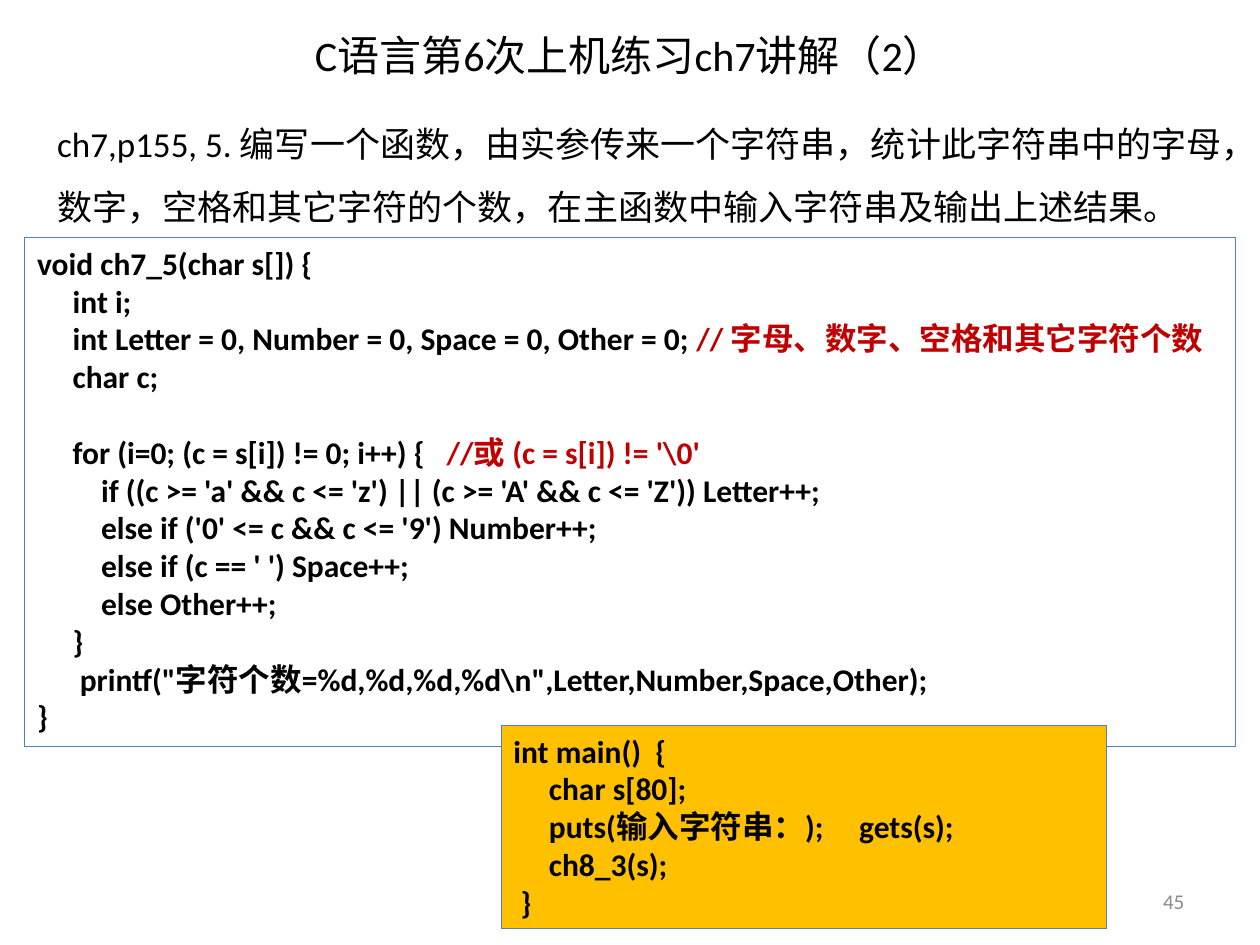
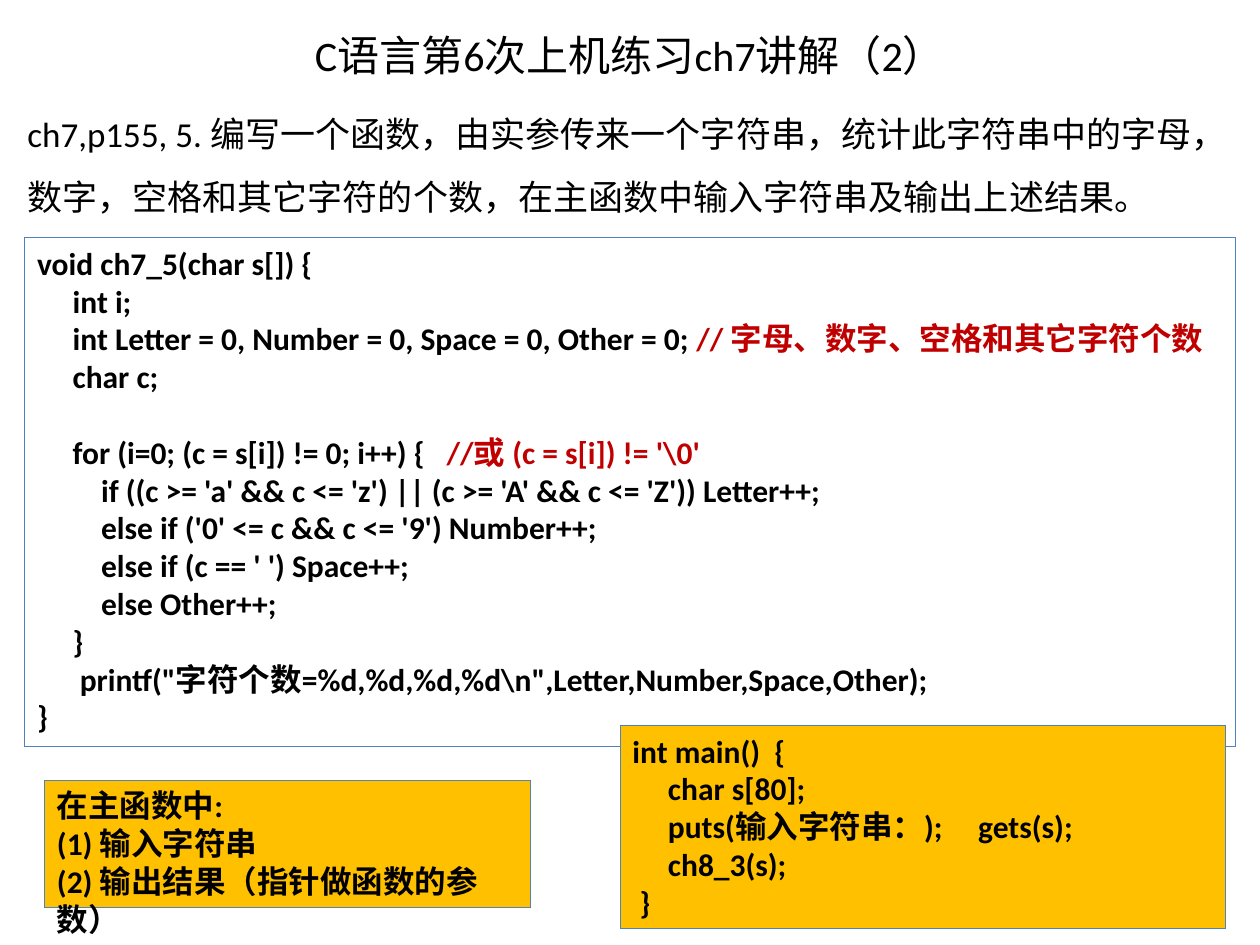
Before and after one commit to jtrfid/C-Repositories, a slide deck: slide 45 of 2016/上机安排.pptx. Drawn at 1260x945 pixels with LibreOffice and Linux fonts; fonts in the diff are those of the drawing. Boxes give left, top, right and bottom in pixels: in the first picture for what was removed or moved away, otherwise in the second. Text is boxed around its words. In the diff, an @@ line names an element or a change of style, - is before the commit and + after.

```diff
--- a/2016/上机安排.pptx
+++ b/2016/上机安排.pptx
@@ text "ch7,p155, 5. 编写一个函数，由实参传来一个字符串，统计此字符串中的字母，数字，空格和其它字符的个数，在主函数 ...": place and size @@
-text "ch7,p155, 5. 编写一个函数，由实参传来一个字符串，统计此字符串中的字母，数字，空格和其它字符的个数，在主函数 ..." at [57, 127, 1257, 224]
+text "ch7,p155, 5. 编写一个函数，由实参传来一个字符串，统计此字符串中的字母，数字，空格和其它字符的个数，在主函数 ..." at [27, 117, 1227, 214]
@@ rectangle "int main() {": place and size @@
-rectangle "int main() {" at [501, 726, 1106, 930]
+rectangle "int main() {" at [620, 726, 1225, 930]
@@ rectangle added at [44, 780, 530, 907], fill #FFC000, outline #4F81BD 0.75 pt, 18 pt, text #000000, bold @@
+在主函数中:
+(1) 输入字符串
+(2) 输出结果（指针做函数的参数）
@@ page number removed at [1163, 895, 1184, 909] @@
-45
```
Also in this commit, not shown: 4 other slides changed, 6 slides added, 4 other files.
